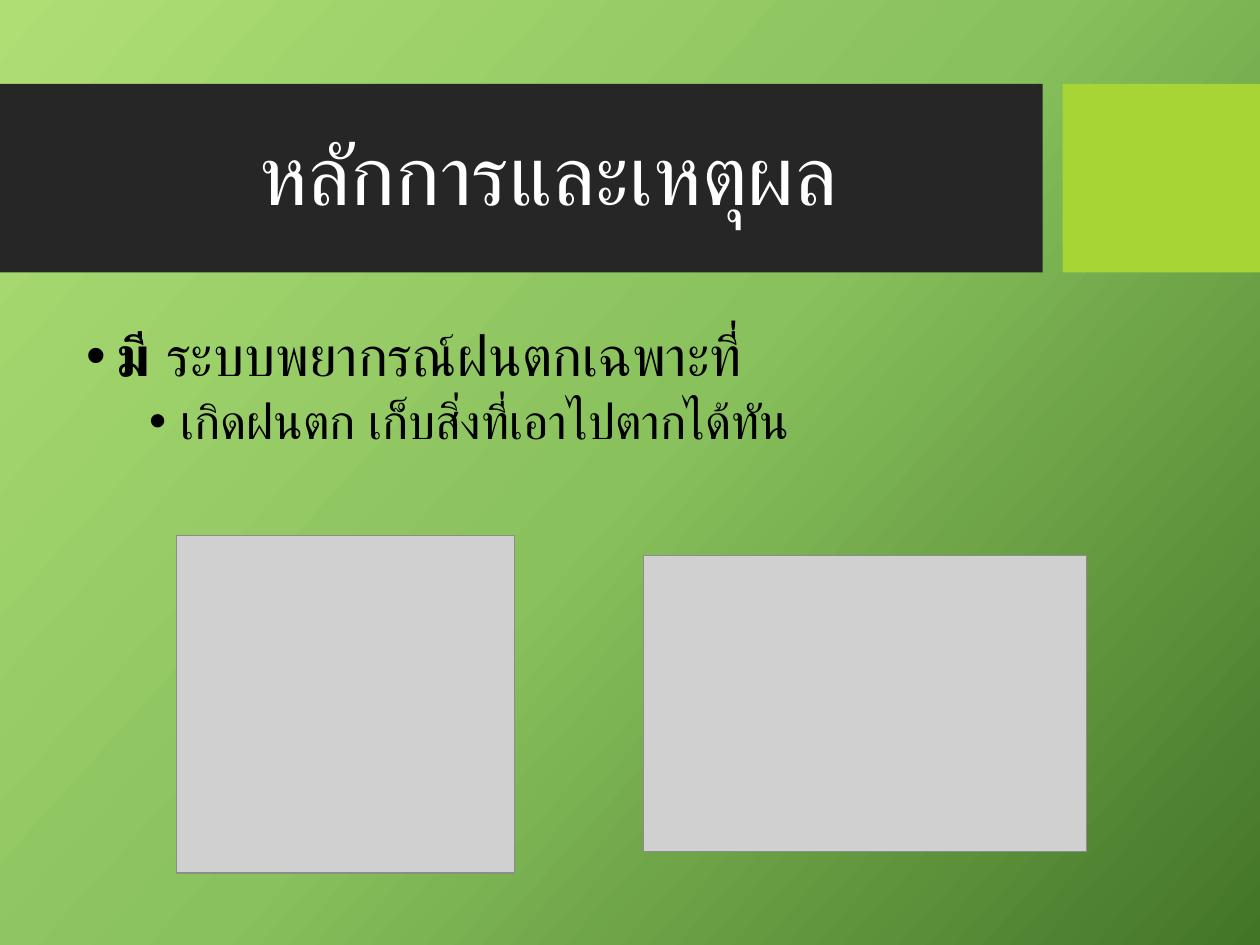
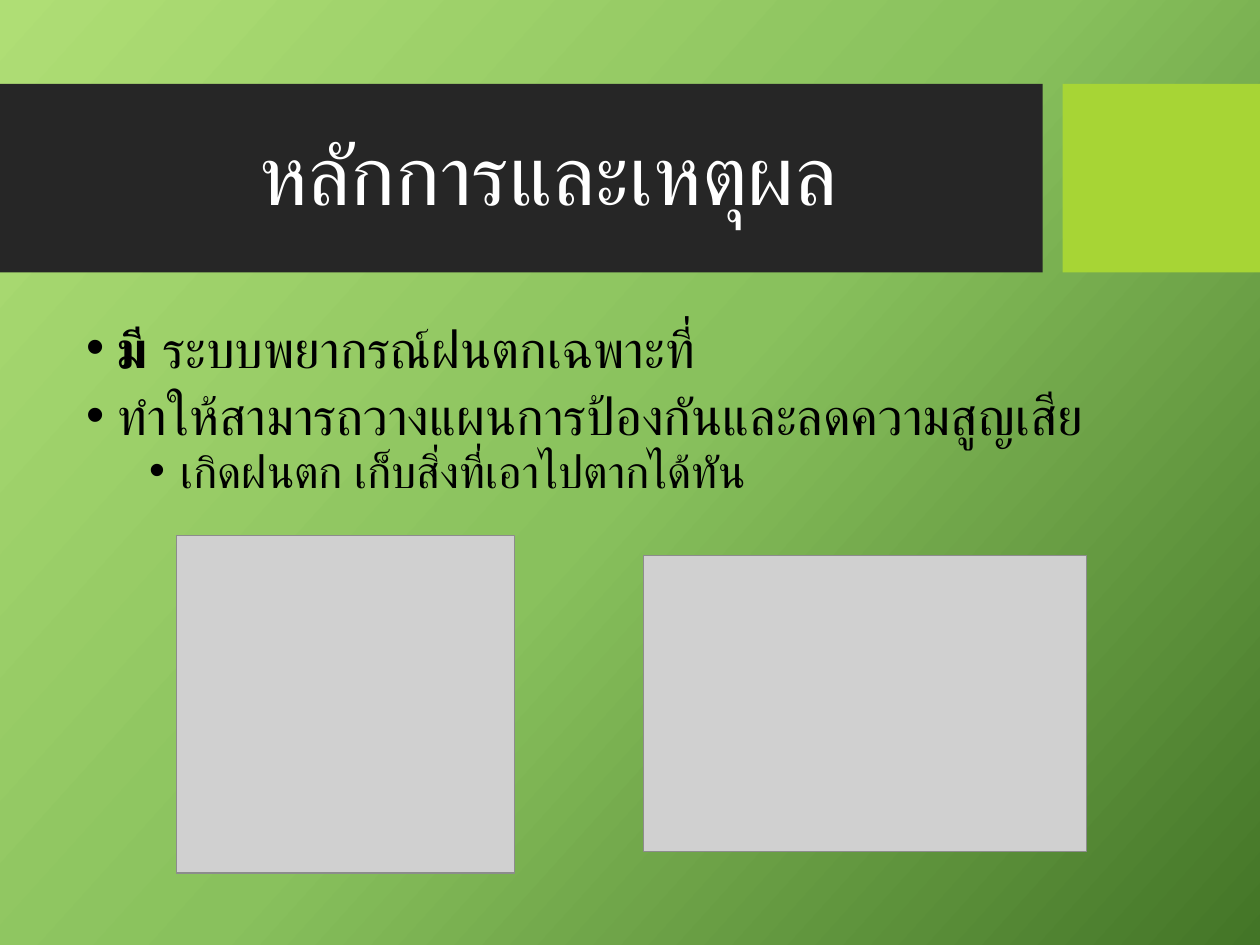
Before and after one commit to HomeRuk/SeniorProject-, a slide deck: slide 6 of ข้อเสนอโครงงาน/ระบบพยากรณ์ฝนตกเฉพาะที่-_V2.pptx (slide 5 before the commit). Drawn at 1260x945 pixels with LibreOffice and Linux fonts; fonts in the diff are those of the drawing; grey boxes stand for pictures; background and template pictures are left out. Boxes give left, top, right and bottom in pixels: in the first picture for what was removed or moved away, otherwise in the second. Text is boxed around its words. In the diff, an @@ line names an element or a change of style, - is before the commit and + after.

```diff
--- a/ข้อเสนอโครงงาน/ระบบพยากรณ์ฝนตกเฉพาะที่-_V2.pptx
+++ b/ข้อเสนอโครงงาน/ระบบพยากรณ์ฝนตกเฉพาะที่-_V2.pptx
@@ text at (x1=118, y1=327, x2=745, y2=489): size 32 to 29.6 pt in "มี ระบบพยากรณ์ฝนตกเฉพาะที่"; size 28 to 25.9 pt in "เกิดฝนตก เก็บสิ่งที่เอาไปตากได้ทัน"; line spacing 0.9 to 0.8 @@
@@ text at (x1=118, y1=395, x2=1083, y2=449): paragraph added @@
+• ทำให้สามารถวางแผนการป้องกันและลดความสูญเสีย
```
Also in this commit, not shown: 4 other slides changed, 1 other file.
